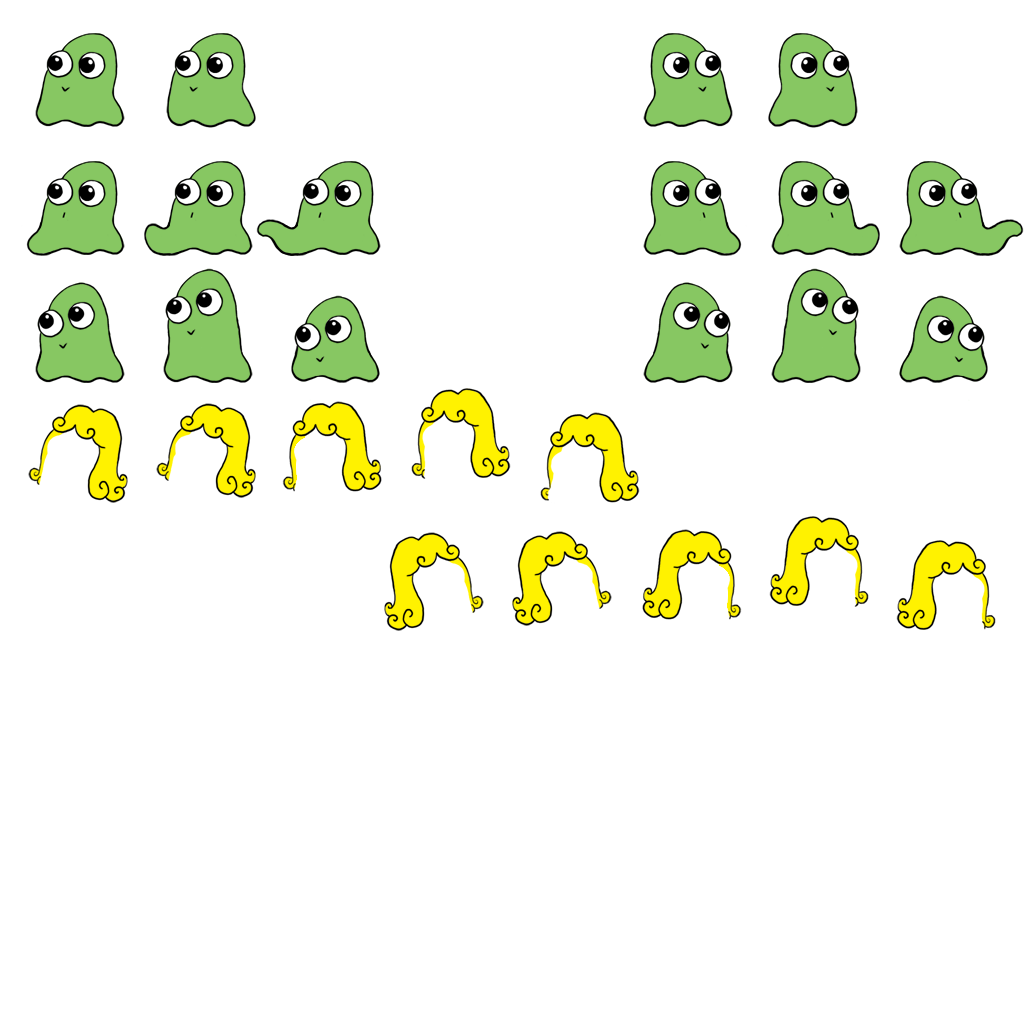
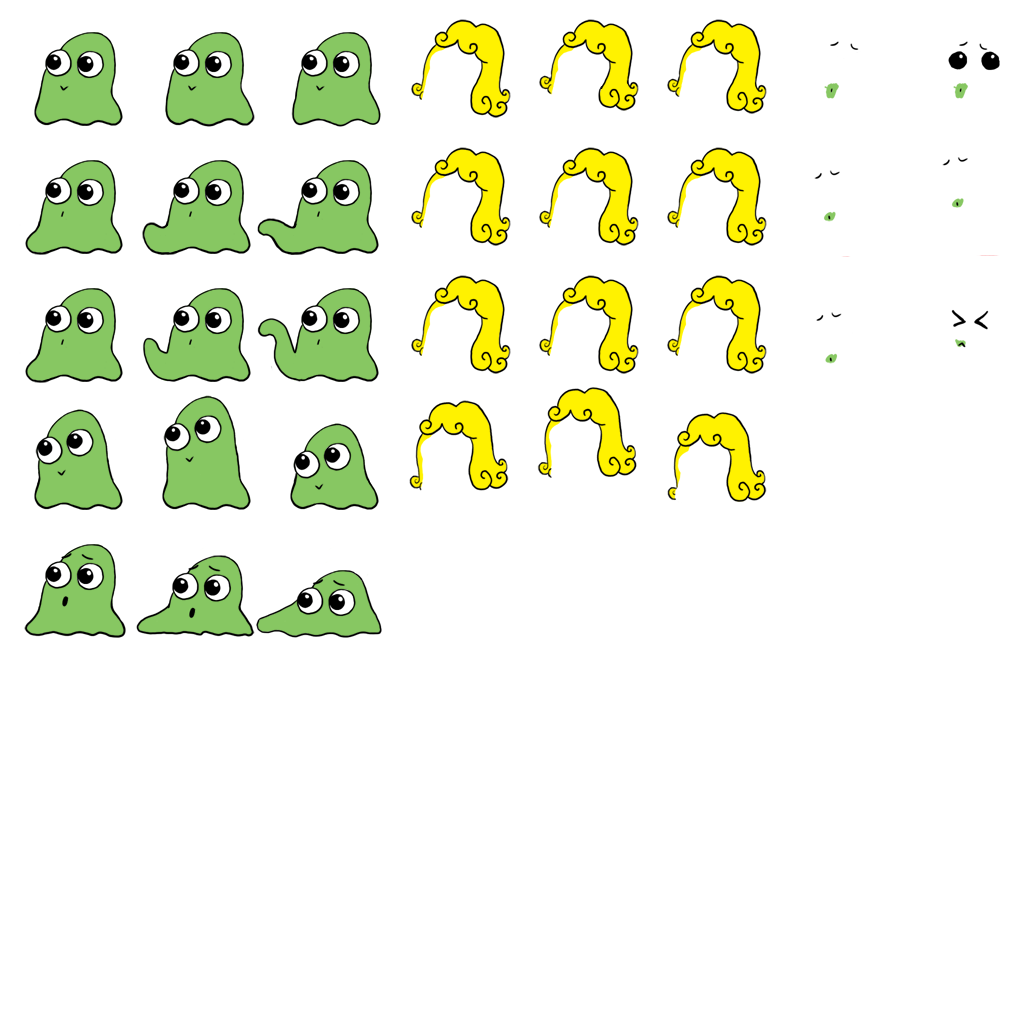
Two versions of the same layered image (1024 × 1024). Layer-by-layer changes:
removed group "Face right" (13 layers) over [384, 33, 1024, 631]
added group "Alien" with 19 layers above "Wig" over [24, 32, 382, 638]
added group "Walk" (1st of 2, in "Alien") with 3 layers in group "Alien" over [34, 32, 381, 128]
added group "Grab" (1st of 2, in "Alien") with 6 layers in group "Alien" over [25, 160, 379, 383]
added group "Jump" (1st of 2, in "Alien") with 3 layers in group "Alien" over [34, 395, 379, 510]
renamed "jump3" to "Jump1", moved it into group "Jump", painted on it over [34, 295, 380, 510]
added group "Die" with 3 layers in group "Alien" over [24, 544, 382, 638]
added group "Wig" with 15 layers above "Worried Jump1" over [409, 19, 767, 503]
added group "Walk" (2nd of 2, in "Wig") with 3 layers in group "Wig" over [411, 19, 767, 118]
renamed "wig jump1" to "Walk1", moved it into group "Walk", painted on it over [282, 19, 511, 492]
added group "Grab" (2nd of 2, in "Wig") with 6 layers in group "Wig" over [411, 147, 767, 374]
renamed "grab1" to "Grab1 high", moved it into group "Grab", painted on it over [411, 161, 747, 374]
renamed "walk2" to "Grab2 high", moved it into group "Grab", painted on it over [539, 33, 858, 374]
renamed "stationary/walk1" to "Grab3 high", moved it into group "Grab", painted on it over [643, 33, 767, 374]
removed group "Face left" (13 layers) over [25, 33, 640, 504]
added group "Jump" (2nd of 2, in "Wig") with 3 layers in group "Wig" over [409, 387, 767, 503]
renamed "grab2" to "Jump2", moved it into group "Jump", painted on it over [537, 161, 880, 478]
renamed "jump2" to "Jump3", moved it into group "Jump", painted on it over [667, 268, 861, 502]
renamed "wig walk2" to "Worried1", moved it out of group "Face right", painted on it over [512, 41, 861, 626]
renamed "wig jump1" to "Worried2", moved it out of group "Face right", painted on it over [642, 41, 1000, 620]
…and 33 more changes (16 added, 8 painted, 9 removed, 8 renamed, 8 stack)
